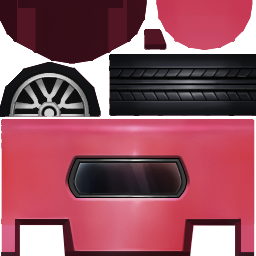
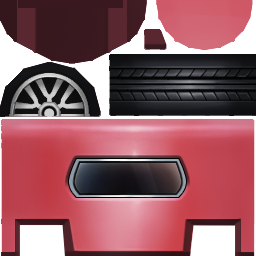
Before/after of a (256, 256) layered artwork. What changed in the layer stack:
painted on "overlay Brighter" over [1, 126, 255, 149]
painted on "Mutiply dark" over [70, 0, 253, 196]
painted on "Color Fill 3 copy 2" over [73, 163, 183, 194]
removed layer "Color Fill 2" (in "Diffuse" › "body" › "Window") from group "Window" over [67, 158, 188, 198]
renamed "Mutiply dark copy 2" to "Color Fill 2", blend addition → normal, moved it into group "Window", painted on it over [0, 0, 255, 256]
painted on "Hightlight copy 3" over [1, 119, 255, 256]
added layer "Mutiply dark copy 2" in group "blend color" over [0, 0, 255, 256]
painted on "Hightlight copy 2" over [0, 0, 255, 256]
painted on "body" (2nd of 2, in "Diffuse" › "base color") over [0, 0, 256, 256]
